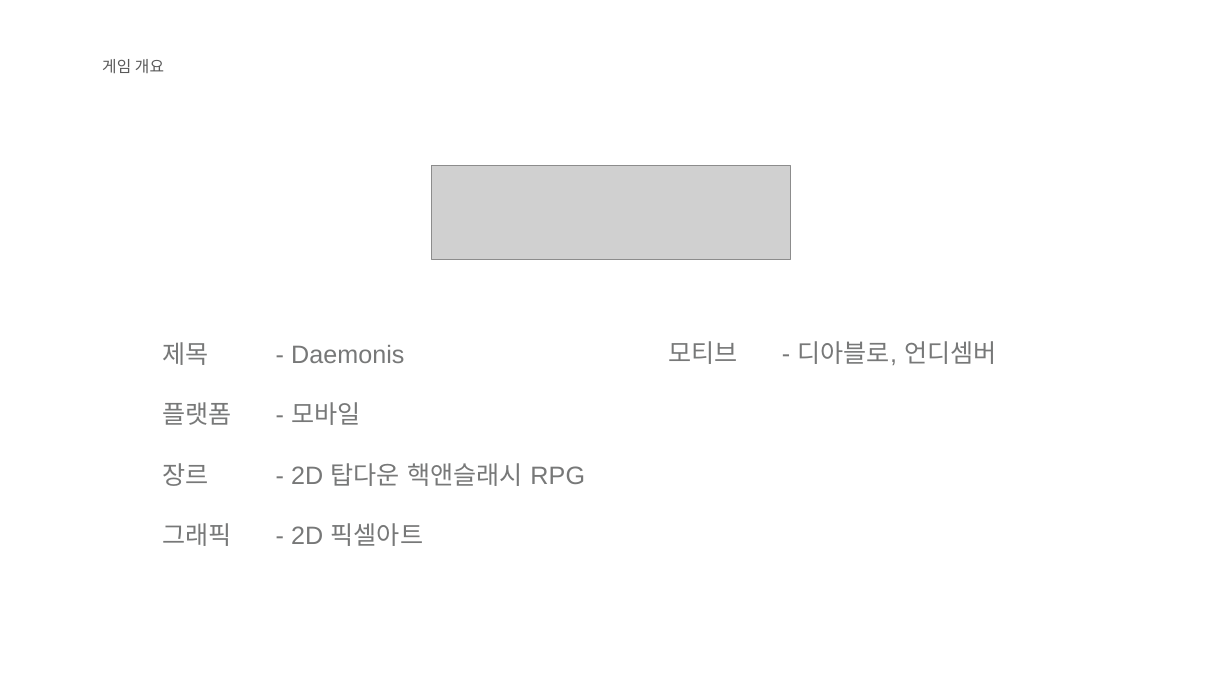
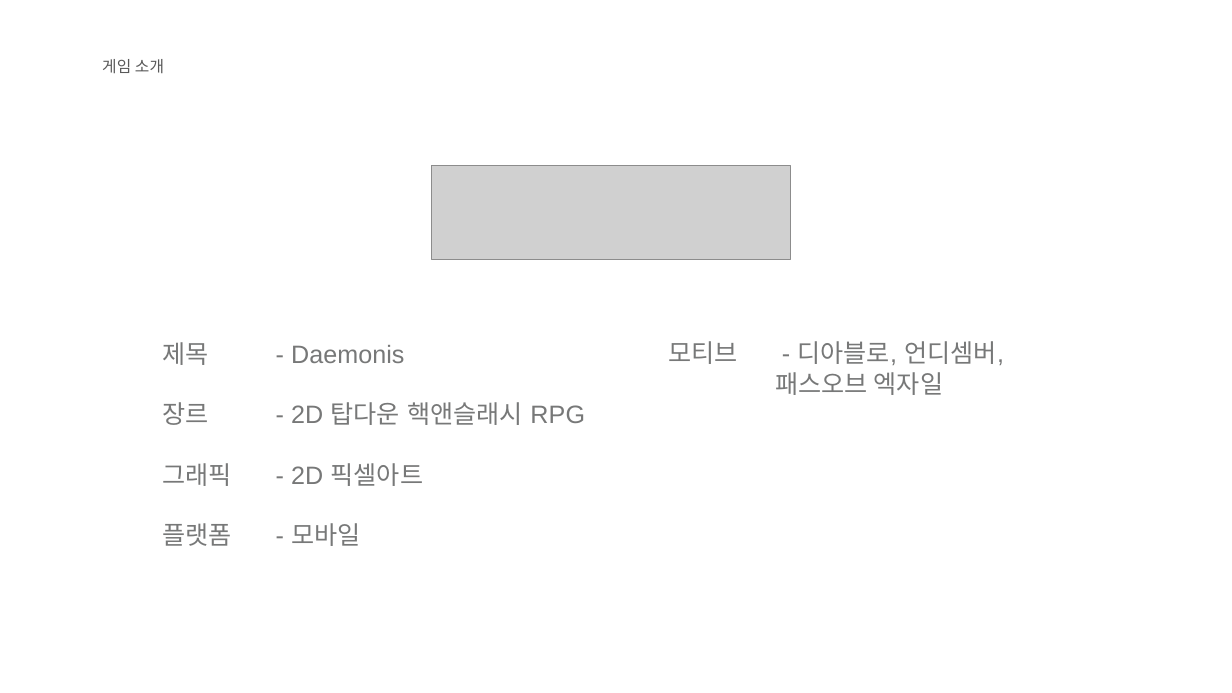
Before and after one commit to KJGoody/Daemonis, a slide deck: slide 3 of Deamonis(데모니스) 기획서/Daemonis PPT.pptx. Drawn at 1232x693 pixels with LibreOffice and Linux fonts; fonts in the diff are those of the drawing; grey boxes stand for pictures; background and template pictures are left out. Boxes give left, top, right and bottom in pixels: in the first picture for what was removed or moved away, otherwise in the second. Text is boxed around its words. In the diff, an @@ line names an element or a change of style, - is before the commit and + after.

Commit message:
ppt

```diff
--- a/Deamonis(데모니스) 기획서/Daemonis PPT.pptx
+++ b/Deamonis(데모니스) 기획서/Daemonis PPT.pptx
@@ text at (102,59,164,73): text changed @@
-게임 개요
+게임 소개
@@ text at (668,341,1004,395): text changed @@
-모티브 - 디아블로, 언디셈버
+모티브 - 디아블로, 언디셈버,
+패스오브 엑자일
@@ text at (162,402,361,425): paragraph removed @@
-플랫폼 - 모바일
@@ text at (162,523,361,546): paragraph added @@
+플랫폼 - 모바일
```
Also in this commit, not shown: 1 other slide changed, 13 slides added, 11 slides removed, 1 other file.
